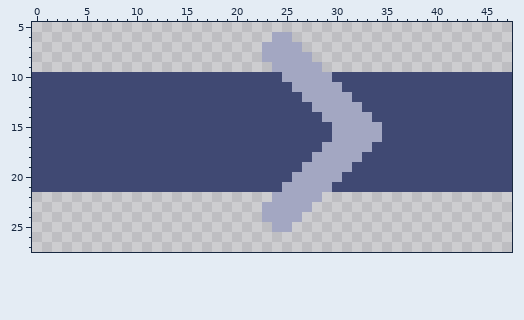
Pixel-art sprite -- Assets/Sprites/line-arrows.png. The first picture shows the starting point.
The file is 48x32 pixels. Colours within 5 levels of each other are drawn and written as one. Shown: x 0..47, y 5..27.
The result:
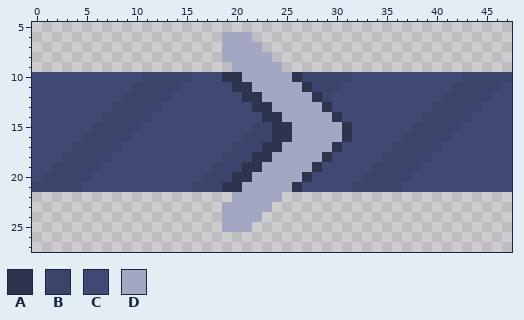
Palette (. is transparent): A #2c354d  B #3b446a  C #404973  D #a3a7c2
Edits made:
Changed rows in their new state; - is an unchanged pixel.
first column x 0:
 6 -------------------DDD--..----------------------
 7 -------------------DDDD....---------------------
 8 -------------------DDDD-....--------------------
 9 --------------------DDDD-....-------------------
10 -----------BBBBB---AADDDD-ABBBBB-----------BBBBB
11 ----------BBBBB-----AADDDD-ABBB-----------BBBBB-
12 ---------BBBBB-------AADDDD-ABCC---------BBBBB--
13 --------BBBBB---------AADDDD-ACCC-------BBBBB---
14 -------BBBBB-----------AADDDD-ACCC-----BBBBB----
15 ------BBBBB-----------BBAADDDD-ACCC---BBBBB-----
16 -----BBBBB-----------BBBAADDDD-ACCC--BBBBB------
17 ----BBBBB-----------BBBAADDDD-ACCC--BBBBB-------
18 ---BBBBB-----------BBBAADDDD-ACCC--BBBBB--------
19 --BBBBB-----------BBBAADDDD-ACCC--BBBBB---------
20 -BBBBB-----------BBBAADDDD-ACCC--BBBBB----------
21 BBBBB-----------BBBAADDDD-ACCC--BBBBB-----------
22 --------------------DDDD-....-------------------
23 -------------------DDDD-....--------------------
24 -------------------DDDD....---------------------
25 -------------------DDD--..----------------------
Changed places in both pictures, as pixel boxes (x1, y1, x2, y2):
changed: (32, 32, 512, 232)
